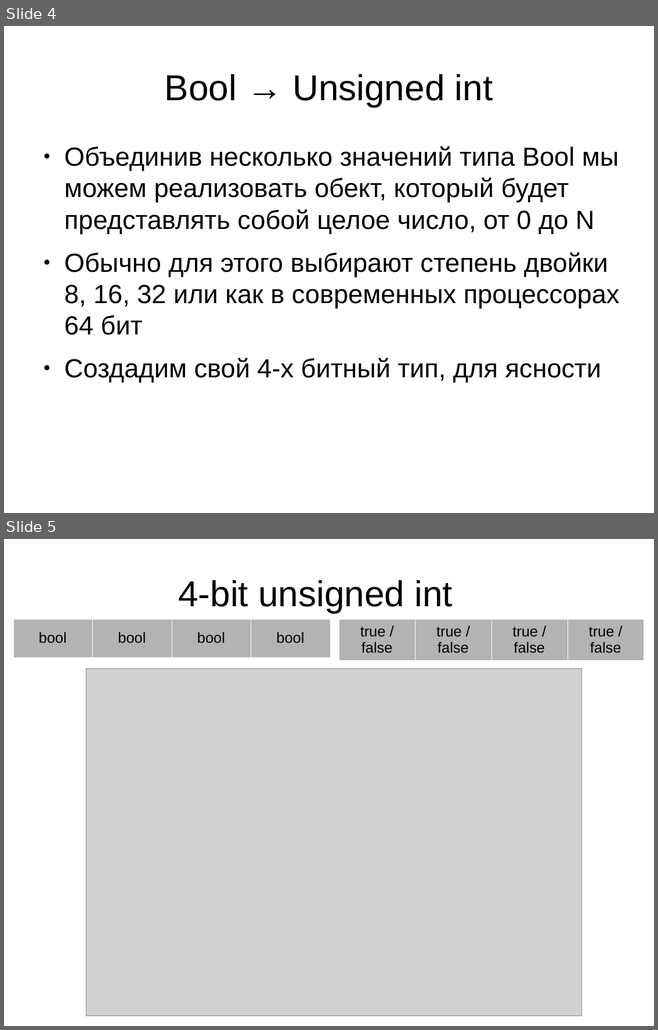
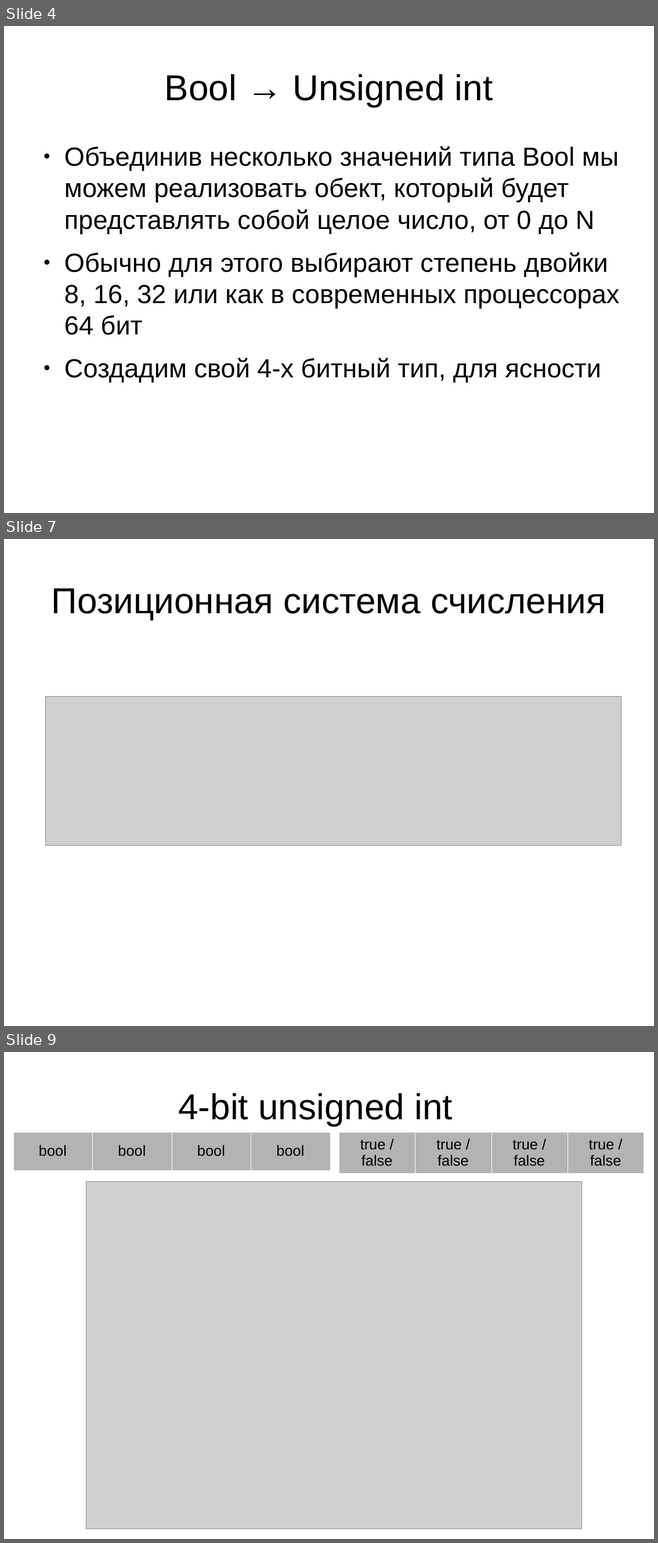
Before and after one commit to leanid/om, a slide deck: class-00-basic-prog/03-int-type/docs/bool_to_float.odp. Shown one above the other, each under a label of ours: slides 4 and 5 before the commit, slides 4, 7 and 9 after it; the slides between them are not shown. The pictures are 658x1030 and 658x1543 pixels, drawn with LibreOffice and Linux fonts; fonts in the diff are those of the drawing; grey boxes stand for pictures; background and template pictures are left out. Boxes give left, top, right and bottom in pixels: in the first picture for what was removed or moved away, otherwise in the second. Text is boxed around its words. In the diff, an @@ line names an element or a change of style, - is before the commit and + after.

```diff
--- a/class-00-basic-prog/03-int-type/docs/bool_to_float.odp
+++ b/class-00-basic-prog/03-int-type/docs/bool_to_float.odp
@@ slide 7 added at (4,539,654,1026), background #FFFFFF @@
@@ title added at (52,588,605,620), 44 pt, text #000000 @@
+Позиционная система счисления
@@ picture added at (45,696,621,845) @@
@@ what was slide 5 is now slide 9 @@
```
Also in this commit, not shown: 15 other slides added, 1 other file.
